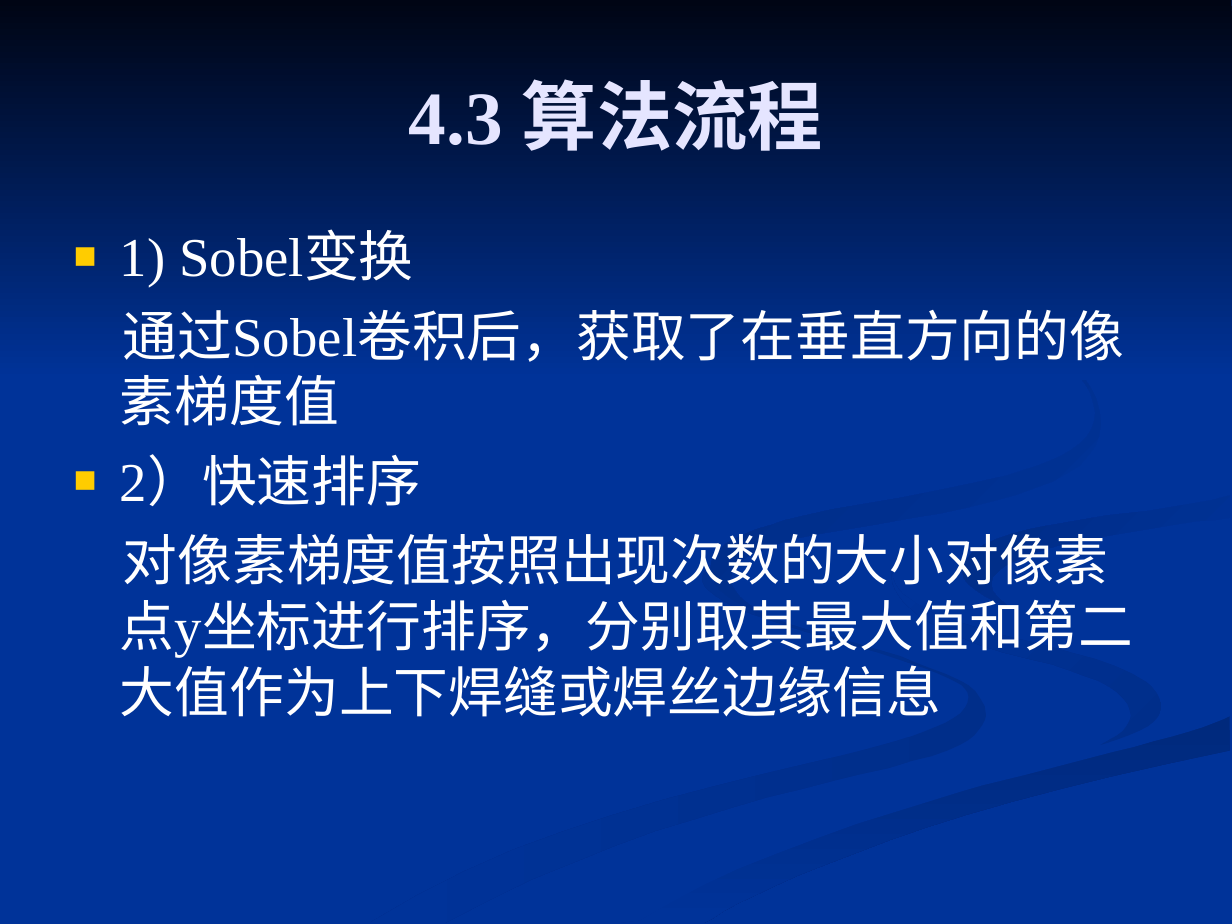
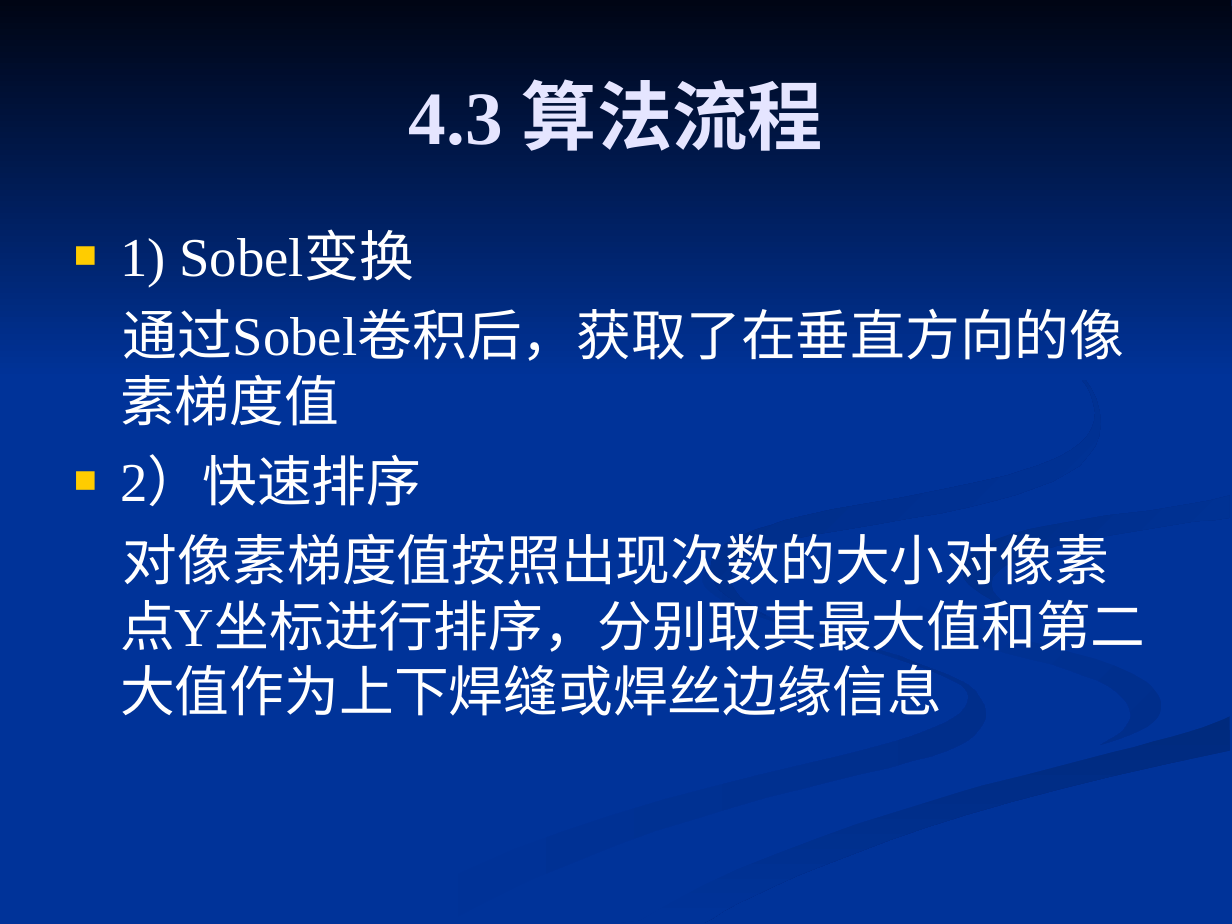
Before and after one commit to 61--/weiyanmin, a slide deck: slide 21 of 工程硕士/基于被动光的管道打底MIG焊焊缝图像处理算法的研究.ppt. Drawn at 1232x924 pixels with LibreOffice and Linux fonts; fonts in the diff are those of the drawing. Boxes give left, top, right and bottom in pixels: in the first picture for what was removed or moved away, otherwise in the second. Text is boxed around its words. In the diff, an @@ line names an element or a change of style, - is before the commit and + after.

```diff
--- a/工程硕士/基于被动光的管道打底MIG焊焊缝图像处理算法的研究.ppt
+++ b/工程硕士/基于被动光的管道打底MIG焊焊缝图像处理算法的研究.ppt
@@ freeform shape at bbox=[711, 287, 1101, 616]: fill gradient #003399 to #002B81 to gradient #002B82 to #003399 @@
@@ freeform shape at bbox=[962, 495, 1230, 611]: fill gradient #003399 to #002C85 to gradient #002D86 to #003399; outline redrawn @@
@@ text at bbox=[120, 534, 1146, 716]: text changed @@
-对像素梯度值按照出现次数的大小对像素点y坐标进行排序，分别取其最大值和第二大值作为上下焊缝或焊丝边缘信息
+对像素梯度值按照出现次数的大小对像素点Y坐标进行排序，分别取其最大值和第二大值作为上下焊缝或焊丝边缘信息
@@ freeform shape at bbox=[370, 565, 986, 923]: fill gradient #002E8A to #003399 to gradient #003399 to #002E8B; outline redrawn @@
@@ freeform shape at bbox=[892, 572, 1162, 745]: fill gradient #002E8A to #003399 to gradient #003399 to #002E8B; outline redrawn @@
```
Also in this commit, not shown: 23 other slides changed, 8 slides added.
